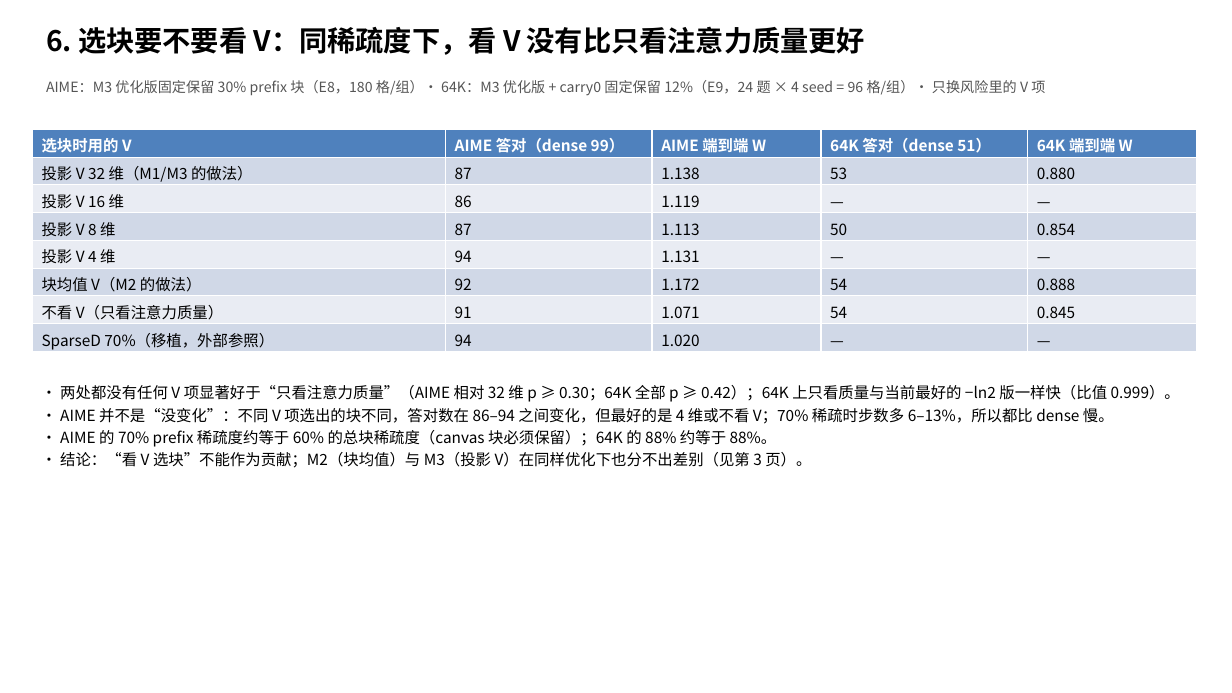
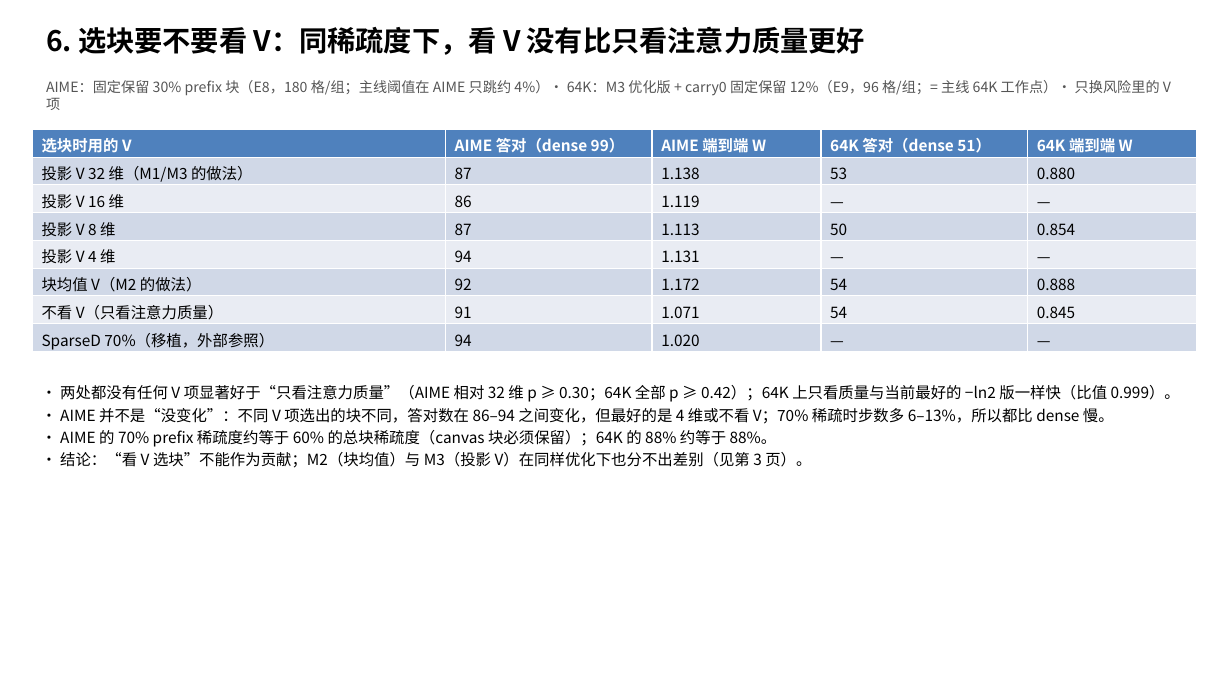
Before and after one commit to JunyuLiao/dlm, a slide deck: slide 7 of results/m1_m2_m3_frontier_v27_20260929/ppt_sample/dlm_sparse_attention_20261001_compact_v2.pptx. Drawn at 1232x693 pixels with LibreOffice and Linux fonts; fonts in the diff are those of the drawing. Boxes give left, top, right and bottom in pixels: in the first picture for what was removed or moved away, otherwise in the second. Text is boxed around its words. In the diff, an @@ line names an element or a change of style, - is before the commit and + after.

```diff
--- a/results/m1_m2_m3_frontier_v27_20260929/ppt_sample/dlm_sparse_attention_20261001_compact_v2.pptx
+++ b/results/m1_m2_m3_frontier_v27_20260929/ppt_sample/dlm_sparse_attention_20261001_compact_v2.pptx
@@ text at (x1=46, y1=80, x2=1171, y2=110): text changed @@
-AIME：M3 优化版固定保留 30% prefix 块（E8，180 格/组）· 64K：M3 优化版 + carry0 固定保留 12%（E9，24 题 × 4 seed = 96 格/组）· 只换风险里的 V 项
+AIME：固定保留 30% prefix 块（E8，180 格/组；主线阈值在 AIME 只跳约 4%）· 64K：M3 优化版 + carry0 固定保留 12%（E9，96 格/组；= 主线 64K 工作点）· 只换风险里的 V 项
```
Also in this commit, not shown: 2 other slides changed, 1 other file.
